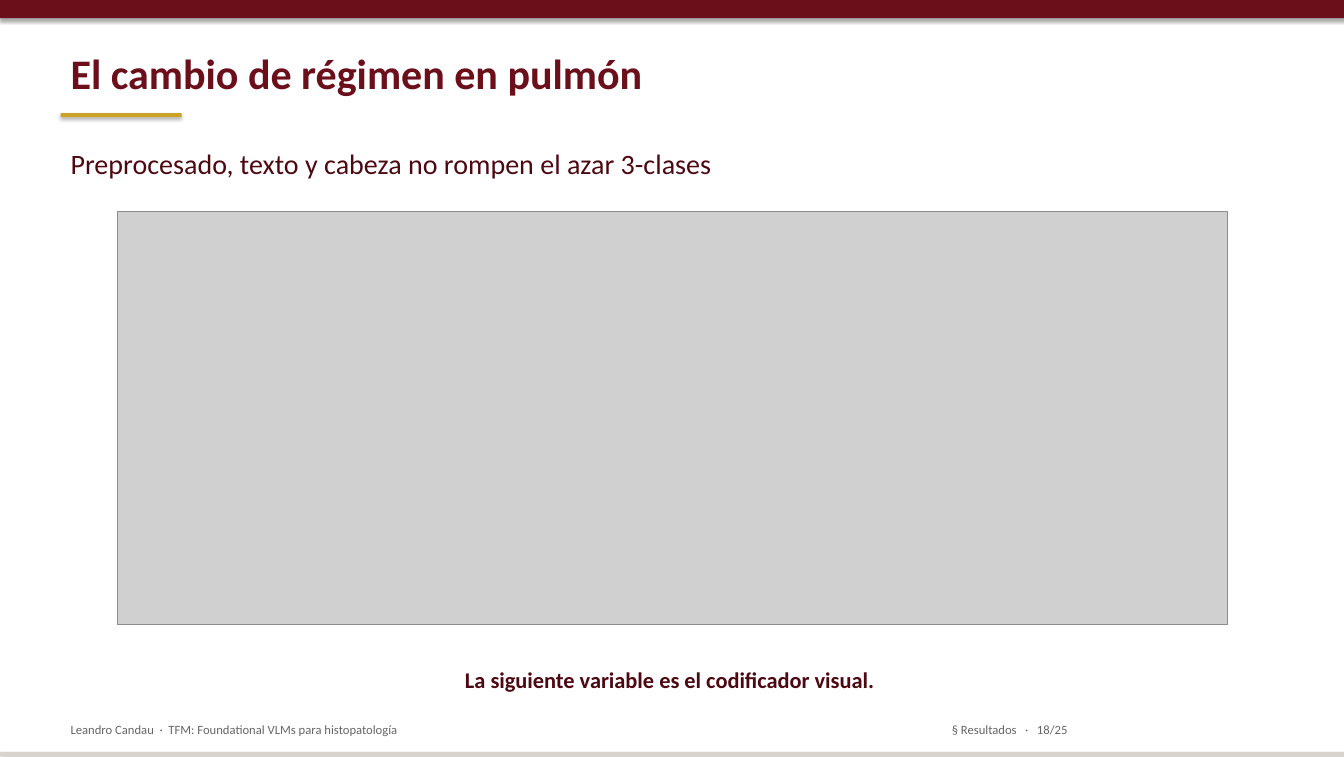
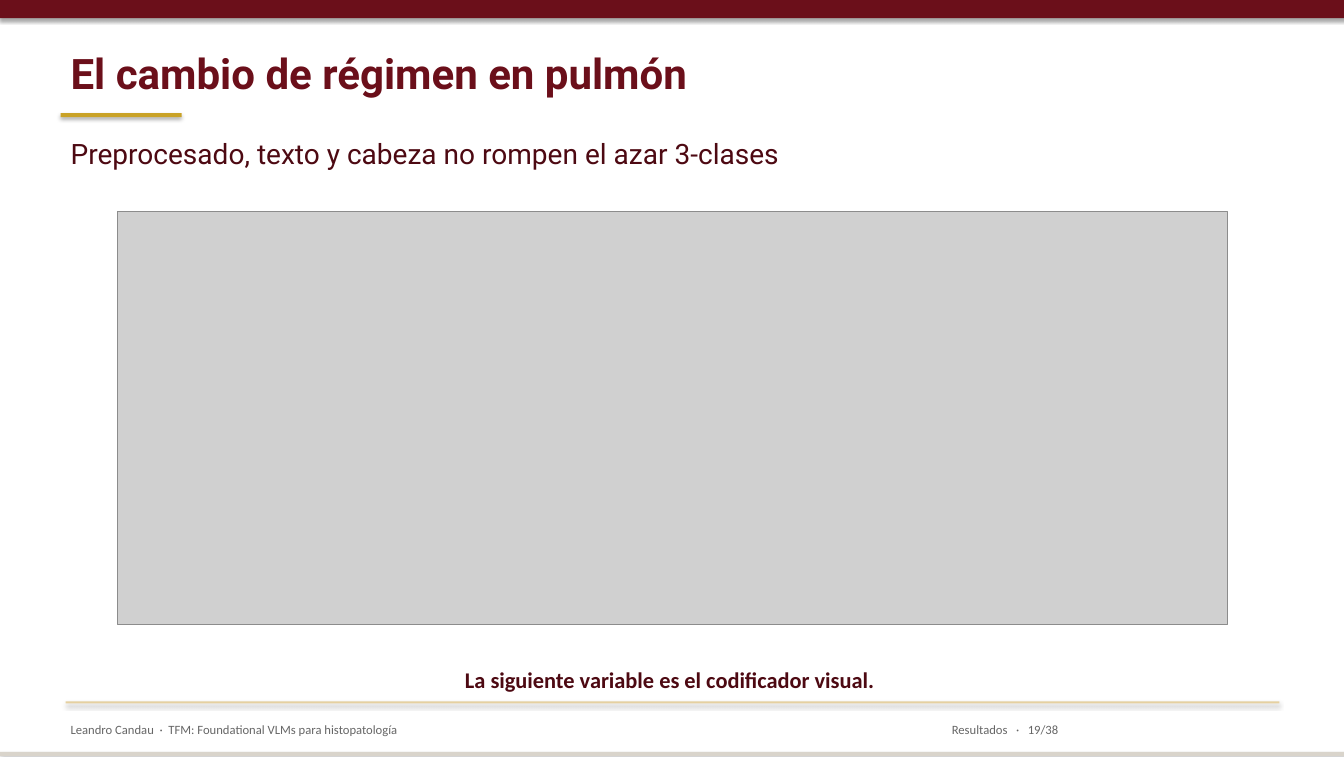
Before and after one commit to lcandau/histopathology-clip-lab, a slide deck: slide 19 of report/TFM_defense.pptx (slide 18 before the commit). Drawn at 1344x757 pixels with LibreOffice and Linux fonts; fonts in the diff are those of the drawing; grey boxes stand for pictures. Boxes give left, top, right and bottom in pixels: in the first picture for what was removed or moved away, otherwise in the second. Text is boxed around its words. In the diff, an @@ line names an element or a change of style, - is before the commit and + after.

```diff
--- a/report/TFM_defense.pptx
+++ b/report/TFM_defense.pptx
@@ text "El cambio de régimen en ..." at (x1=71, y1=57, x2=687, y2=98): font Calibri to Roboto @@
@@ text "Preprocesado, texto y cabeza no ..." at (x1=71, y1=143, x2=779, y2=170): font Calibri to Roboto @@
@@ text "Preprocesado, texto y cabeza no ..." moved from (x1=71, y1=154, x2=711, y2=179) to (x1=71, y1=143, x2=779, y2=170) @@
@@ rectangle added at (x1=66, y1=701, x2=1279, y2=703), fill #E5D0A0 @@
@@ text at (x1=952, y1=725, x2=1058, y2=734): text changed @@
-§ Resultados · 18/25
+Resultados · 19/38
```
Also in this commit, not shown: 18 other slides changed, 14 slides added, 1 slide removed, 1 other file.
